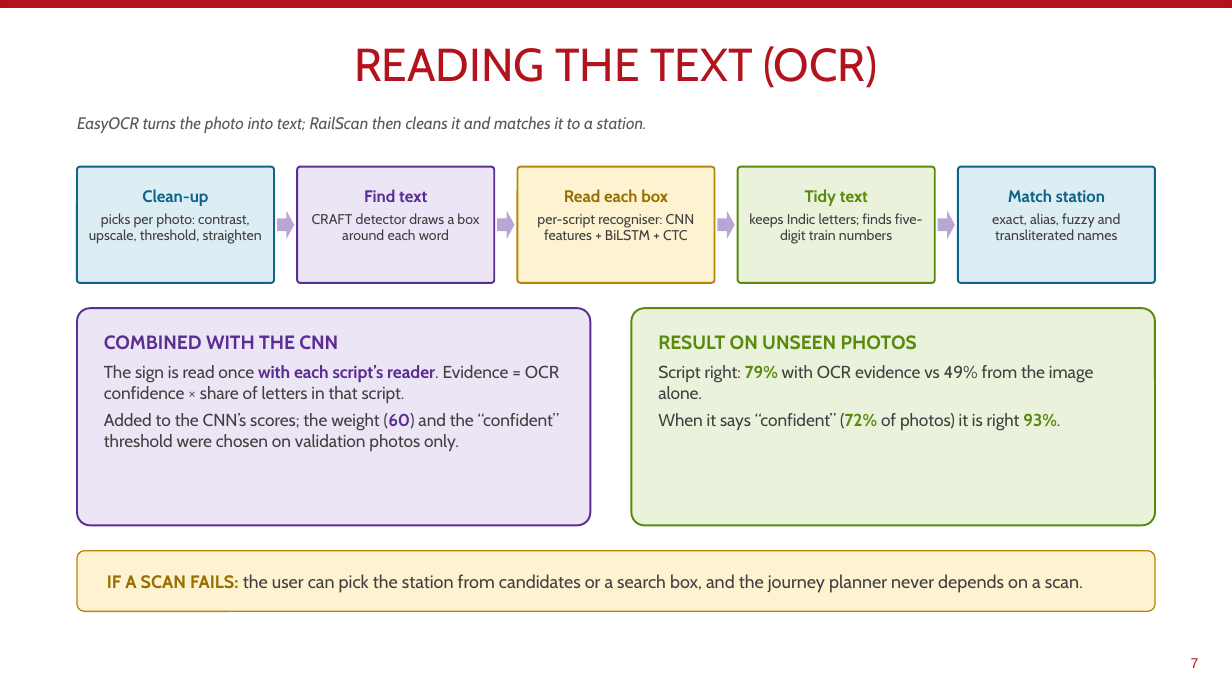
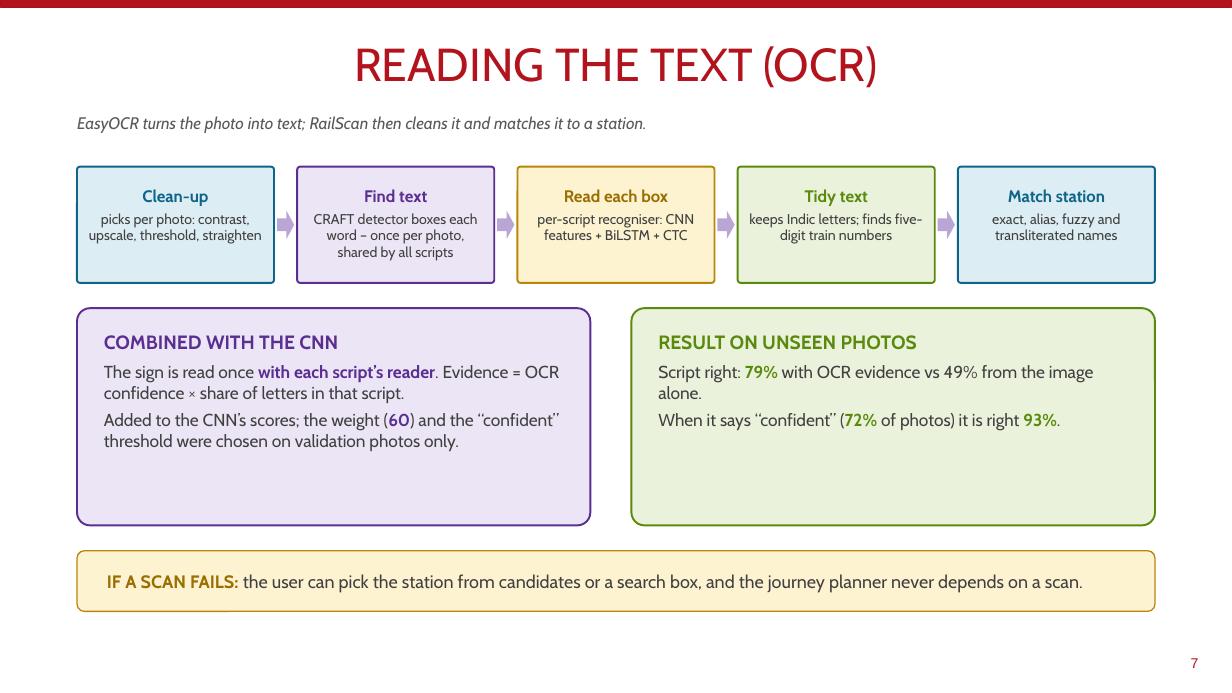
Before and after one commit to ishitadey955/railscan, a slide deck: slide 7 of docs/RailScan_overview.pptx. Drawn at 1232x693 pixels with LibreOffice and Linux fonts; fonts in the diff are those of the drawing. Boxes give left, top, right and bottom in pixels: in the first picture for what was removed or moved away, otherwise in the second. Text is boxed around its words. In the diff, an @@ line names an element or a change of style, - is before the commit and + after.

```diff
--- a/docs/RailScan_overview.pptx
+++ b/docs/RailScan_overview.pptx
@@ text in rounded rectangle at (314, 213, 477, 261): text changed @@
-CRAFT detector draws a box around each word
+CRAFT detector boxes each word – once per photo, shared by all scripts
```
Also in this commit, not shown: 2 other slides changed, 2 slides added, 45 other files.
